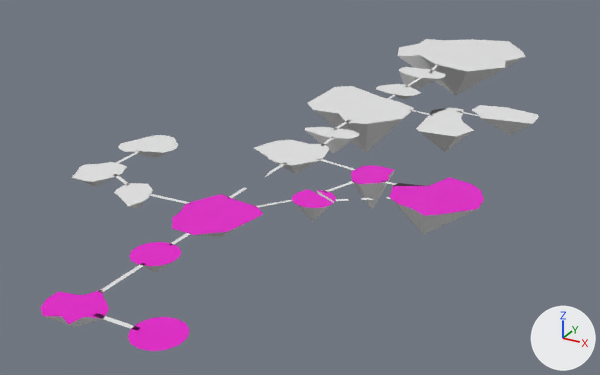
Renders of the Blender file Assets/Art/Models/Map/MapBase.blend from each side of a commit.
One viewpoint serves both versions: a camera (50 mm lens) standing at (941.0, -1764.0, 793.0) and looking at (-130.0, 183.0, -181.0). Arrows for +X, +Y and +Z are at lower right; the lights stay in place.

Names of what the first picture shows: 'Ile0', 'Ile1', 'Ile2', 'Ile2.001', 'Ile2.002', 'Ile2.003', 'Ile2.004', 'Ile2.005', 'Ile2.007', 'Ile2.008', 'Ile2.009', 'Ile2.010', 'Ile2.011', 'Ile2.012', 'Ile2.013', 'Ile2.014', 'Ile3'.
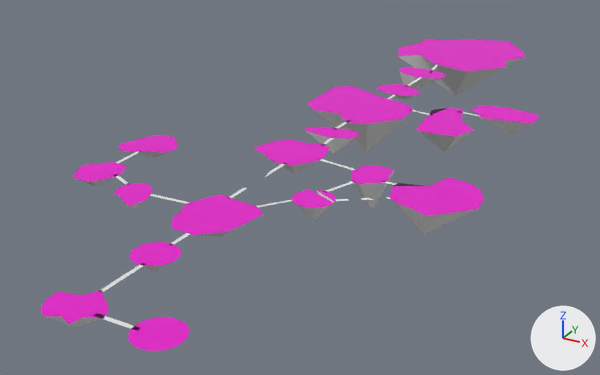
Diff of the bpy script that builds the scene:
```diff
--- a/Assets/Art/Models/Map/MapBase.blend.py
+++ b/Assets/Art/Models/Map/MapBase.blend.py
@@ me_circle_022 @@
 me_circle_022.from_pydata(...)  # 13 vertices, 13 faces; spans x -0.97..1.21, y -1.56..1.19, z -0.65..0.0
 # used by ob_ile2_002; location = (-262.0, -387.0, 0.0); scale = (45.2, 45.2, 45.2)
+# me_circle_022 part 1: the 1 face centred in x 0.2, y -0.11, z 0.0 switches from no material to mat_sol (pink #e700cc)
+me_circle_022.materials.append(mat_tour)  # white #e7e7e7
+me_circle_022.materials.append(mat_sol)  # pink #e700cc
@@ me_circle_023 @@
 me_circle_023.from_pydata(...)  # 15 vertices, 15 faces; spans x -1.33..0.97, y -1.33..1.11, z -0.81..0.0
 # used by ob_ile2_003; location = (-408.0, -324.0, 0.0); scale = (52.0, 52.0, 52.0)
+# me_circle_023 part 2: the 1 face centred in x -0.06, y -0.05, z 0.0 switches from no material to mat_sol (pink #e700cc)
+me_circle_023.materials.append(mat_tour)  # white #e7e7e7
+me_circle_023.materials.append(mat_sol)  # pink #e700cc
@@ me_circle_024 @@
 me_circle_024.from_pydata(...)  # 15 vertices, 15 faces; spans x -1.52..1.43, y -1.46..1.48, z -0.73..0.0
 # used by ob_ile2_004; location = (-419.0, -118.0, 0.0); scale = (52.0, 52.0, 52.0)
+# me_circle_024 part 3: the 1 face centred in x -0.03, y 0.04, z 0.0 switches from no material to mat_sol (pink #e700cc)
+me_circle_024.materials.append(mat_tour)  # white #e7e7e7
+me_circle_024.materials.append(mat_sol)  # pink #e700cc
@@ me_circle_027 @@
 me_circle_027.from_pydata(...)  # 16 vertices, 14 faces, 4 loose edges; spans x -1.47..0.97, y -1.0..1.23, z -0.7..0.0
 # used by ob_ile2_007; location = (-49.0, 11.0, 0.0); scale = (79.6, 79.6, 79.6)
+# me_circle_027 part 4: the 1 face centred in x -0.18, y 0.13, z 0.0 switches from no material to mat_sol (pink #e700cc)
+me_circle_027.materials.append(mat_tour)  # white #e7e7e7
+me_circle_027.materials.append(mat_sol)  # pink #e700cc
@@ me_circle_028 @@
 me_circle_028.from_pydata(...)  # 13 vertices, 12 faces; spans x -1.79..1.32, y -1.0..0.62, z -1.05..0.0
 # used by ob_ile2_008; location = (-30.0, 211.0, 0.0); scale = (52.0, 52.0, 52.0)
+# me_circle_028 part 5: the 1 face centred in x 0.02, y -0.32, z 0.0 switches from no material to mat_sol (pink #e700cc)
+me_circle_028.materials.append(mat_tour)  # white #e7e7e7
+me_circle_028.materials.append(mat_sol)  # pink #e700cc
@@ me_circle_030 @@
 me_circle_030.from_pydata(...)  # 14 vertices, 14 faces; spans x -1.45..0.97, y -1.07..1.53, z -1.18..0.0
 # used by ob_ile2_010; location = (-38.0, 433.0, 0.0); scale = (131.0, 131.0, 131.0)
+# me_circle_030 part 6: the 1 face centred in x -0.25, y 0.16, z 0.0 switches from no material to mat_sol (pink #e700cc)
+me_circle_030.materials.append(mat_tour)  # white #e7e7e7
+me_circle_030.materials.append(mat_sol)  # pink #e700cc
@@ me_circle_031 @@
 me_circle_031.from_pydata(...)  # 15 vertices, 14 faces; spans x -1.17..2.07, y -2.56..2.24, z -1.84..0.0
 # used by ob_ile2_011; location = (198.0, 459.0, 0.0); scale = (52.0, 52.0, 52.0)
+# me_circle_031 part 7: the 1 face centred in x 0.29, y -0.24, z 0.0 switches from no material to mat_sol (pink #e700cc)
+me_circle_031.materials.append(mat_tour)  # white #e7e7e7
+me_circle_031.materials.append(mat_sol)  # pink #e700cc
@@ me_circle_032 @@
 me_circle_032.from_pydata(...)  # 17 vertices, 16 faces; spans x -1.57..1.3, y -1.0..1.33, z -0.92..0.0
 # used by ob_ile2_012; location = (-24.0, 663.0, 0.0); scale = (52.0, 52.0, 52.0)
+# me_circle_032 part 8: the 1 face centred in x -0.07, y 0.09, z 0.0 switches from no material to mat_sol (pink #e700cc)
+me_circle_032.materials.append(mat_tour)  # white #e7e7e7
+me_circle_032.materials.append(mat_sol)  # pink #e700cc
@@ me_circle_033 @@
 me_circle_033.from_pydata(...)  # 17 vertices, 16 faces; spans x -1.7..1.62, y -1.0..1.23, z -1.52..0.0
 # used by ob_ile2_013; location = (-37.0, 881.0, 0.0); scale = (52.0, 52.0, 52.0)
+# me_circle_033 part 9: the 1 face centred in x -0.08, y 0.21, z 0.0 switches from no material to mat_sol (pink #e700cc)
+me_circle_033.materials.append(mat_tour)  # white #e7e7e7
+me_circle_033.materials.append(mat_sol)  # pink #e700cc
@@ me_circle_034 @@
 me_circle_034.from_pydata(...)  # 15 vertices, 15 faces; spans x -0.97..1.21, y -1.17..1.18, z -0.78..0.0
 # used by ob_ile2_014; location = (-37.0, 1231.0, 0.0); scale = (213.0, 213.0, 213.0)
+# me_circle_034 part 10: the 1 face centred in x 0.1, y 0.0, z 0.0 switches from no material to mat_sol (pink #e700cc)
+me_circle_034.materials.append(mat_tour)  # white #e7e7e7
+me_circle_034.materials.append(mat_sol)  # pink #e700cc
@@ me_circle_035 @@
 me_circle_035.from_pydata(...)  # 11 vertices, 11 faces; spans x -1.69..2.06, y -0.62..1.94, z -1.17..0.0
 # used by ob_ile2_001; location = (328.0, 555.0, 0.0); scale = (52.0, 52.0, 52.0)
+# me_circle_035 part 11: the 1 face centred in x 0.11, y 0.94, z 0.0 switches from no material to mat_sol (pink #e700cc)
+me_circle_035.materials.append(mat_tour)  # white #e7e7e7
+me_circle_035.materials.append(mat_sol)  # pink #e700cc
```

Changed parts and their boxes [x1, y1, x2, y2] in the pictures (600 x 375 px):
part 1 of me_circle_022, recoloured (white to pink): [114, 183, 153, 206] in both
part 2 of me_circle_023, recoloured (white to pink): [72, 162, 127, 182] in both
part 3 of me_circle_024, recoloured (white to pink): [118, 135, 178, 153] in both
part 4 of me_circle_027, recoloured (white to pink): [254, 140, 330, 165] in both
part 5 of me_circle_028, recoloured (white to pink): [305, 127, 360, 139] in both
part 6 of me_circle_030, recoloured (white to pink): [308, 86, 414, 124] in both
part 7 of me_circle_031, recoloured (white to pink): [416, 108, 474, 136] in both
part 8 of me_circle_032, recoloured (white to pink): [376, 84, 421, 96] in both
part 9 of me_circle_033, recoloured (white to pink): [399, 67, 445, 79] in both
part 10 of me_circle_034, recoloured (white to pink): [398, 39, 526, 71] in both
part 11 of me_circle_035, recoloured (white to pink): [472, 105, 539, 124] in both
